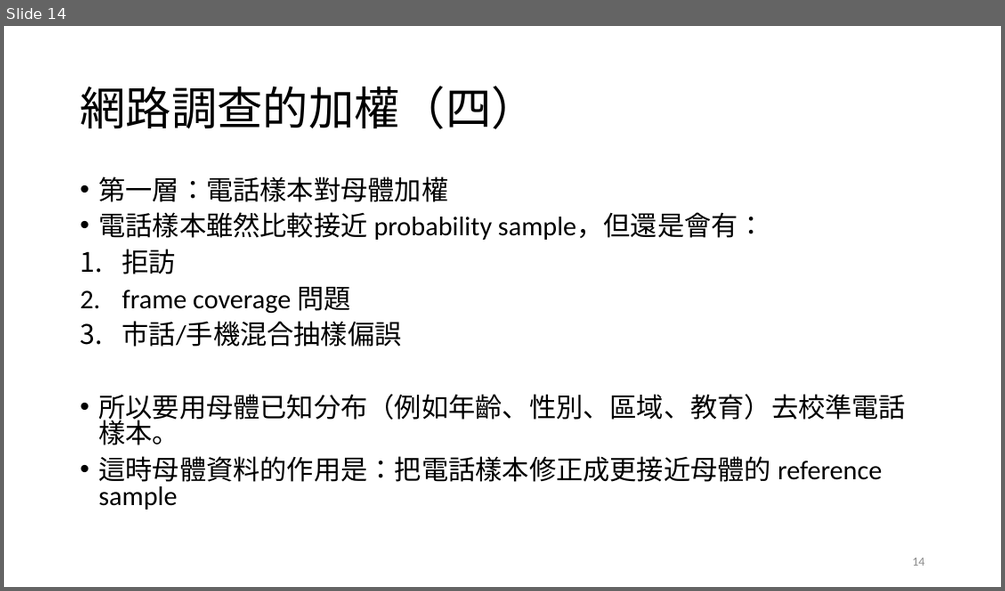
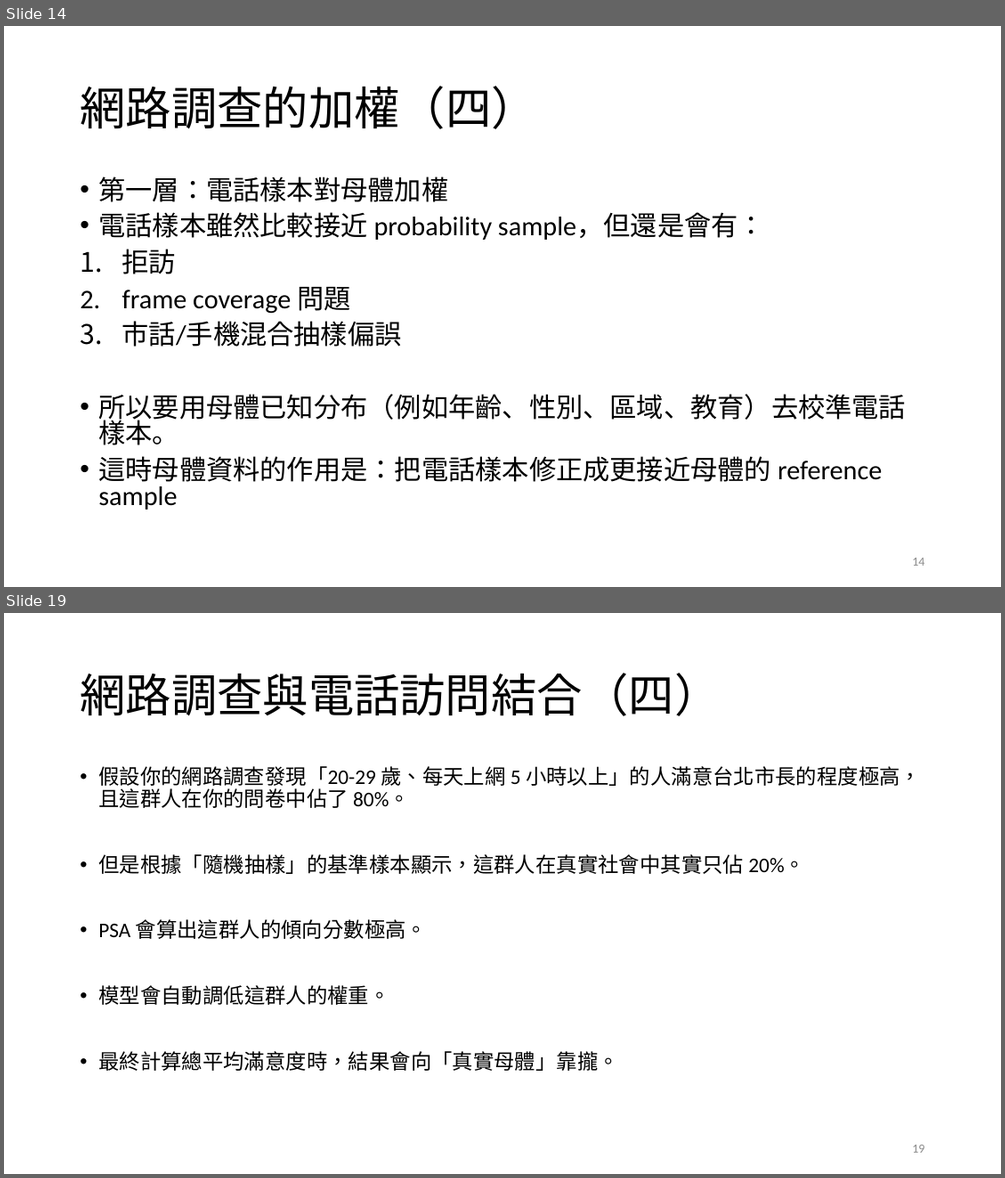
Before and after one commit to TsaiChiahung/PublicOpinion2026, a slide deck: 投影片/民意與調查Week4.pptx. Shown one above the other, each under a label of ours: slide 14 before the commit, slides 14 and 19 after it; the slides between them are not shown. The pictures are 1005x591 and 1005x1178 pixels, drawn with LibreOffice and Linux fonts; fonts in the diff are those of the drawing. Boxes give left, top, right and bottom in pixels: in the first picture for what was removed or moved away, otherwise in the second. Text is boxed around its words. In the diff, an @@ line names an element or a change of style, - is before the commit and + after.

```diff
--- a/投影片/民意與調查Week4.pptx
+++ b/投影片/民意與調查Week4.pptx
@@ slide 19 added at [4,613,1001,1174], background #FFFFFF @@
@@ title added at [80,673,720,716], 44 pt, text #000000 @@
+網路調查與電話訪問結合（四）
@@ text added at [98,766,921,1070], 20 pt, text #000000 @@
+• 假設你的網路調查發現「20-29 歲、每天上網 5 小時以上」的人滿意台北市長的程度極高，且這群人在你的問卷中佔了 80%。
+• 但是根據「隨機抽樣」的基準樣本顯示，這群人在真實社會中其實只佔 20%。
+• PSA 會算出這群人的傾向分數極高。
+• 模型會自動調低這群人的權重。
+• 最終計算總平均滿意度時，結果會向「真實母體」靠攏。
@@ page number added at [912,1144,924,1152], 12 pt, text #8C8C8C @@
+19
```
Also in this commit, not shown: 2 slides changed, 3 other slides added, 1 slide removed, 1 other file.
